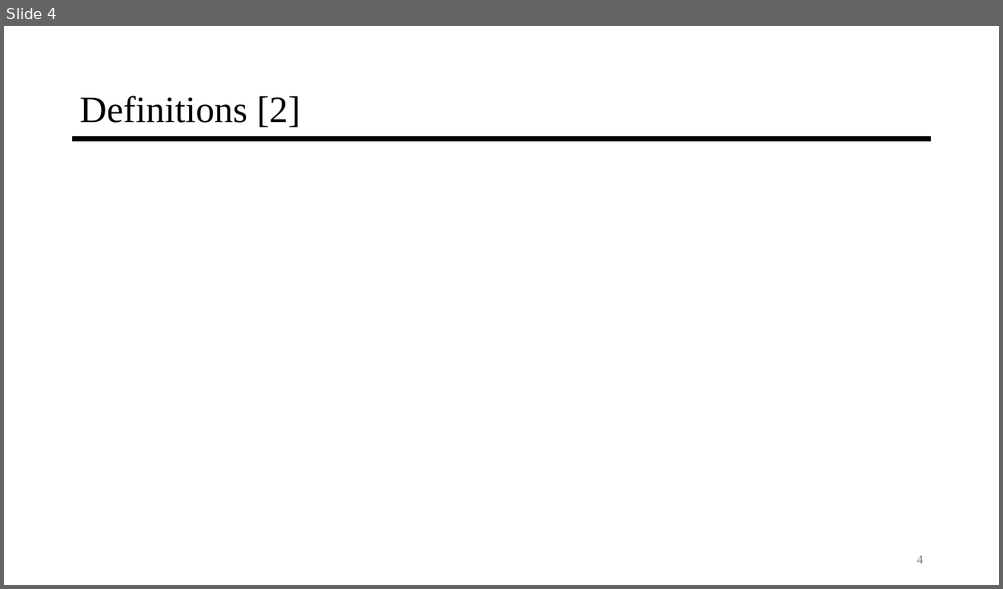
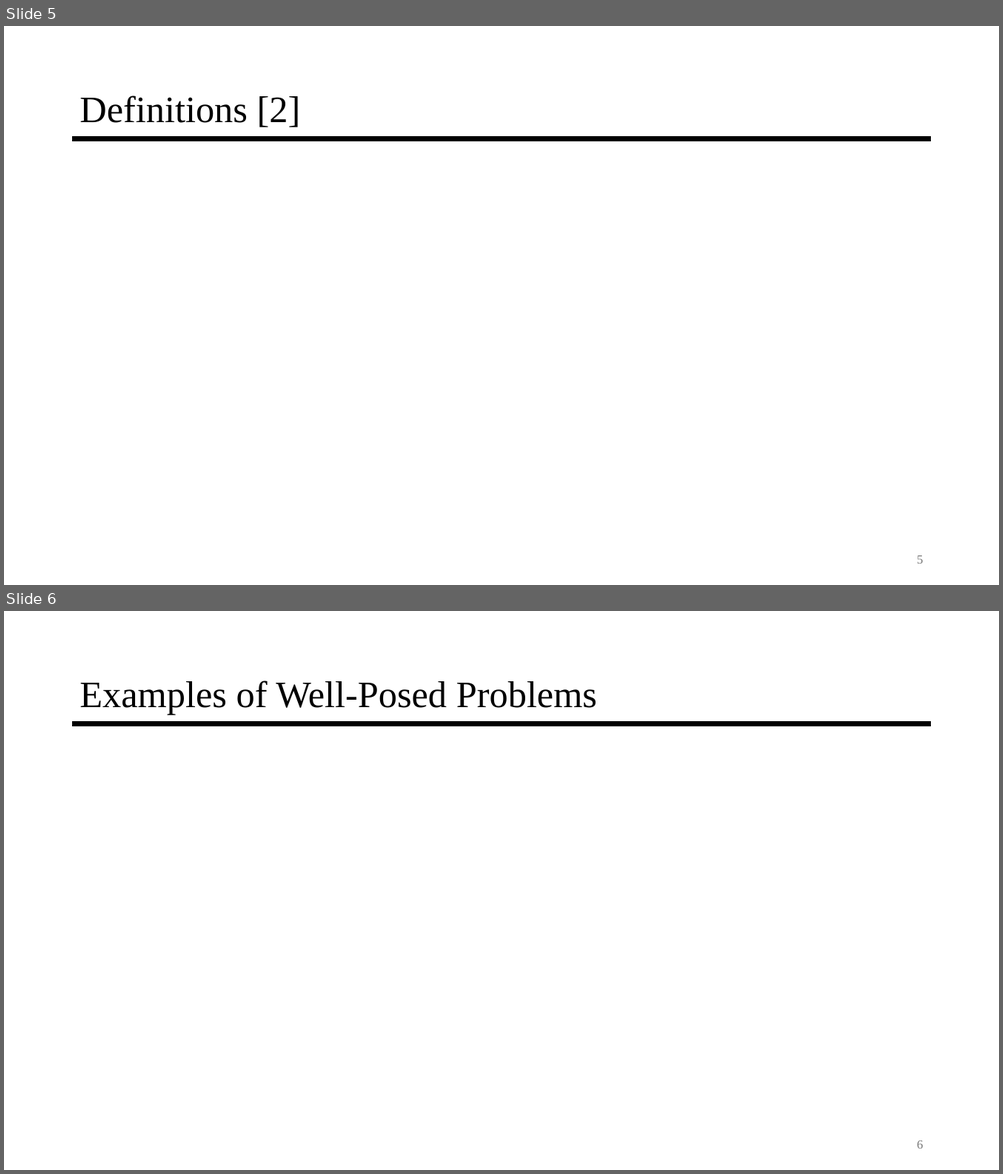
Before and after one commit to jyarch/inverse-mechanics-course, a slide deck: 0-Introduction/0-Introduction.pptx. Shown one above the other, each under a label of ours: slide 4 before the commit, slides 5 and 6 after it. The pictures are 1003x589 and 1003x1174 pixels, drawn with LibreOffice and Linux fonts; fonts in the diff are those of the drawing; grey boxes stand for pictures. Boxes give left, top, right and bottom in pixels: in the first picture for what was removed or moved away, otherwise in the second. Text is boxed around its words. In the diff, an @@ line names an element or a change of style, - is before the commit and + after.

Commit message:
Update 0-Introduction.pptx
Update definitions and examples for clarity and conciseness

```diff
--- a/0-Introduction/0-Introduction.pptx
+++ b/0-Introduction/0-Introduction.pptx
@@ slide 6 added at [4, 611, 999, 1170], background #FFFFFF; not listed: 1 template element that a slide beside it also shows @@
@@ title added at [79, 681, 597, 715], 36 pt, text #000000 @@
+Examples of Well-Posed Problems
@@ page number added at [916, 1141, 922, 1149], 12 pt, text #797979 @@
+6
@@ what was slide 4 is now slide 5 @@
@@ page number at [916, 556, 922, 564]: text changed @@
-4
+5
```
Also in this commit, not shown: 7 slides changed, 1 other slide added, 1 slide removed.
